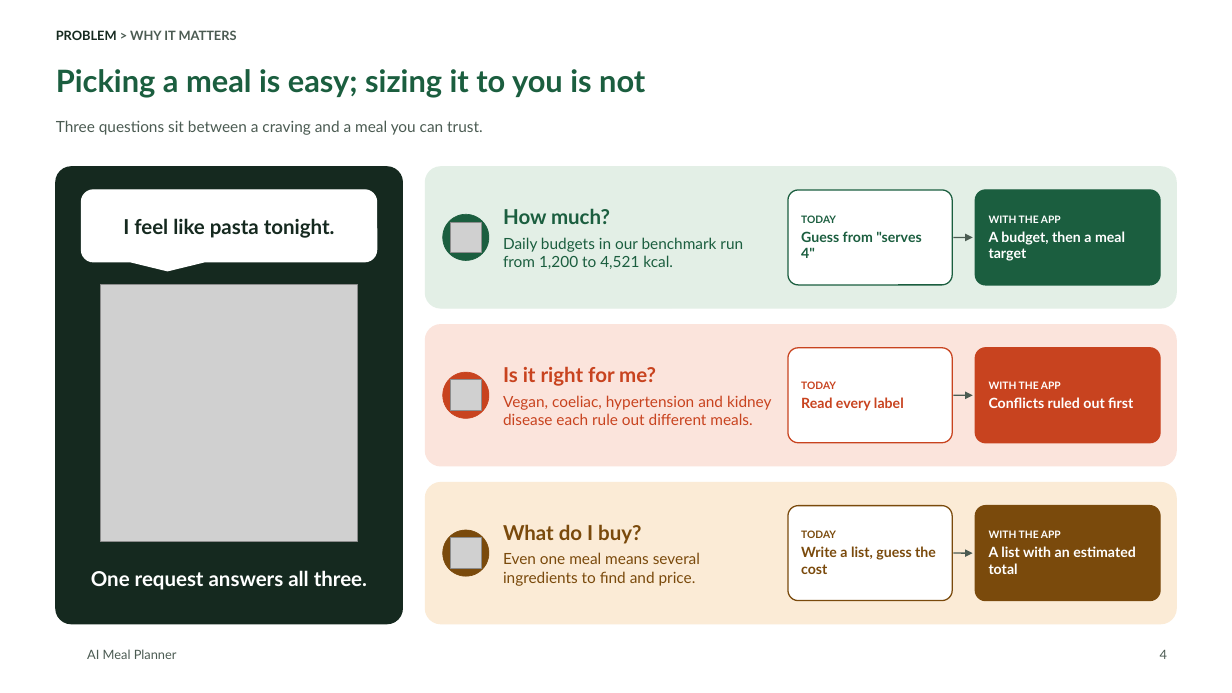
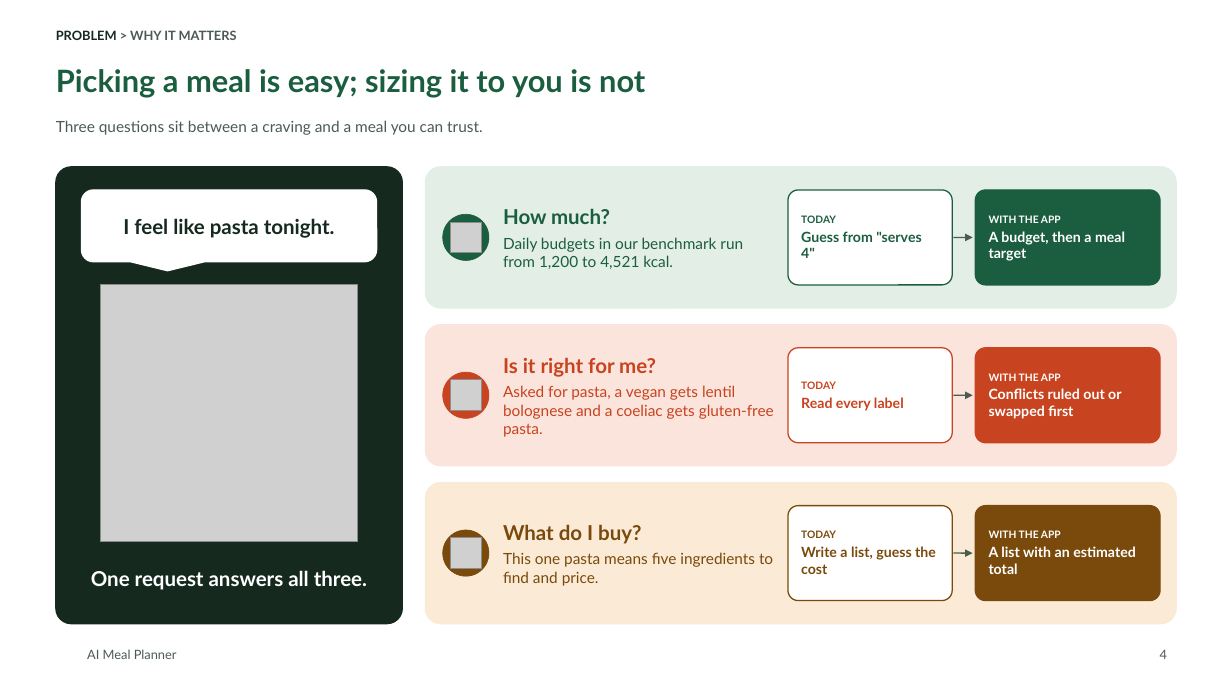
Before and after one commit to tuannm3812/ai-meal-planner, a slide deck: slide 4 of docs/showcase/ai-meal-planner-deck.pptx. Drawn at 1232x693 pixels with LibreOffice and Linux fonts; fonts in the diff are those of the drawing; grey boxes stand for pictures; background and template pictures are left out. Boxes give left, top, right and bottom in pixels: in the first picture for what was removed or moved away, otherwise in the second. Text is boxed around its words. In the diff, an @@ line names an element or a change of style, - is before the commit and + after.

```diff
--- a/docs/showcase/ai-meal-planner-deck.pptx
+++ b/docs/showcase/ai-meal-planner-deck.pptx
@@ text at <box>503,385,774,437</box>: text changed @@
-Vegan, coeliac, hypertension and kidney disease each rule out different meals.
+Asked for pasta, a vegan gets lentil bolognese and a coeliac gets gluten-free pasta.
@@ text in rounded rectangle at <box>989,388,1121,419</box>: text changed @@
-Conflicts ruled out first
+Conflicts ruled out or swapped first
@@ text at <box>503,552,773,586</box>: text changed @@
-Even one meal means several ingredients to find and price.
+This one pasta means five ingredients to find and price.
```
Also in this commit, not shown: 4 other slides changed, 9 other files.
